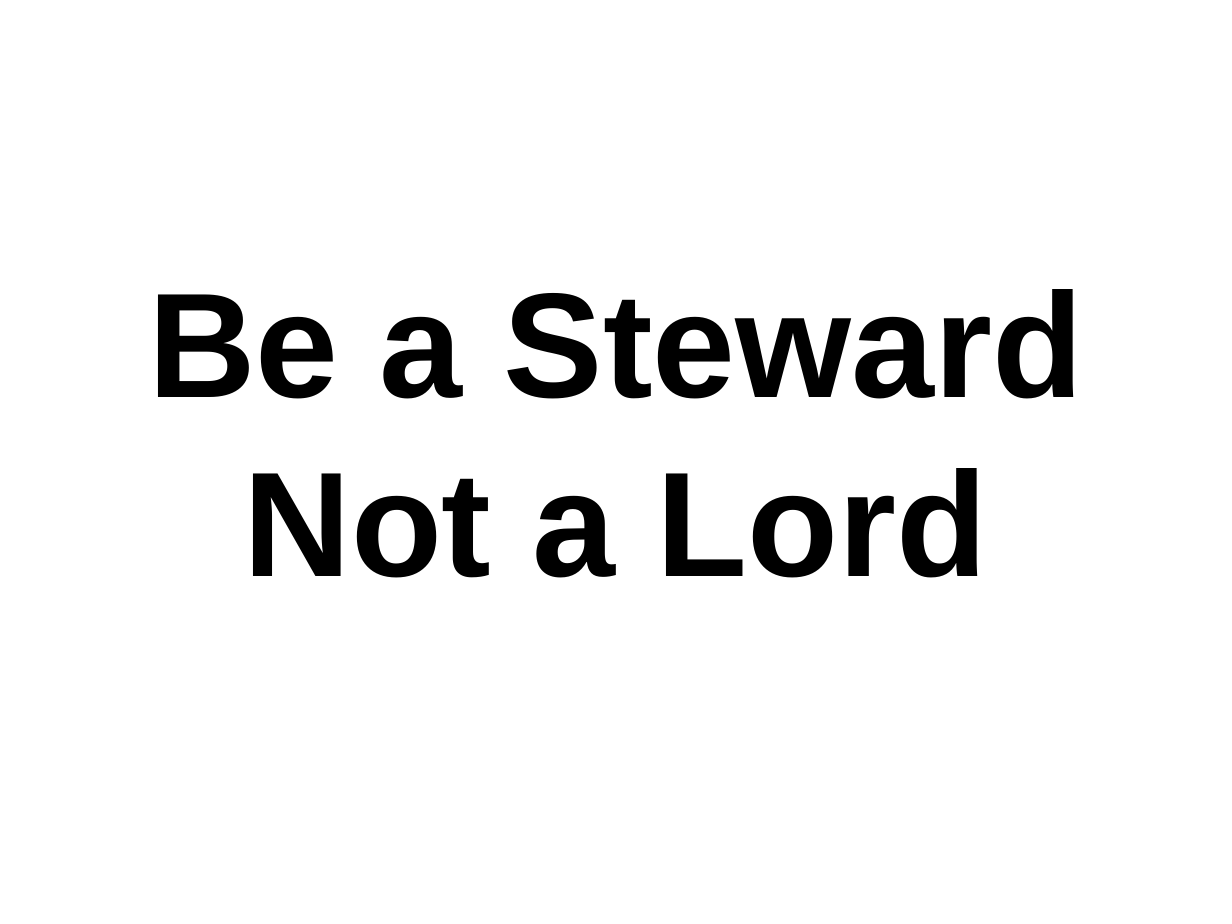
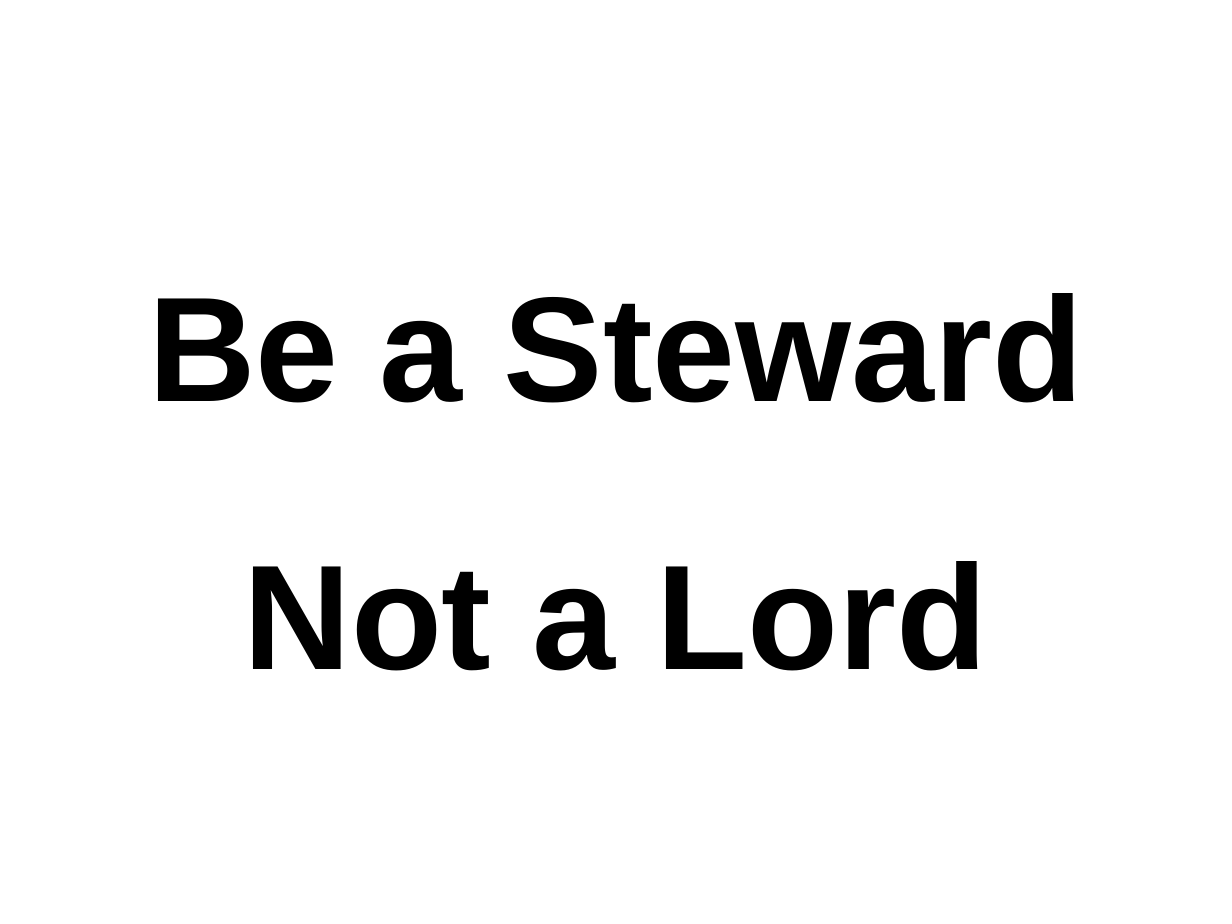
Before and after one commit to danvet/danvet.github.io, a slide deck: slide 32 of slides/lca-2018.odp. Drawn at 1232x924 pixels with LibreOffice and Linux fonts; fonts in the diff are those of the drawing. Boxes give left, top, right and bottom in pixels: in the first picture for what was removed or moved away, otherwise in the second. Text is boxed around its words. In the diff, an @@ line names an element or a change of style, - is before the commit and + after.

Commit message:
Final slide updates

```diff
--- a/slides/lca-2018.odp
+++ b/slides/lca-2018.odp
@@ title "Be a Steward Not a ..." at [148,293,1083,671]: line spacing 1 to 1.5; more space between paragraphs @@
```
Also in this commit, not shown: 4 other slides changed.
